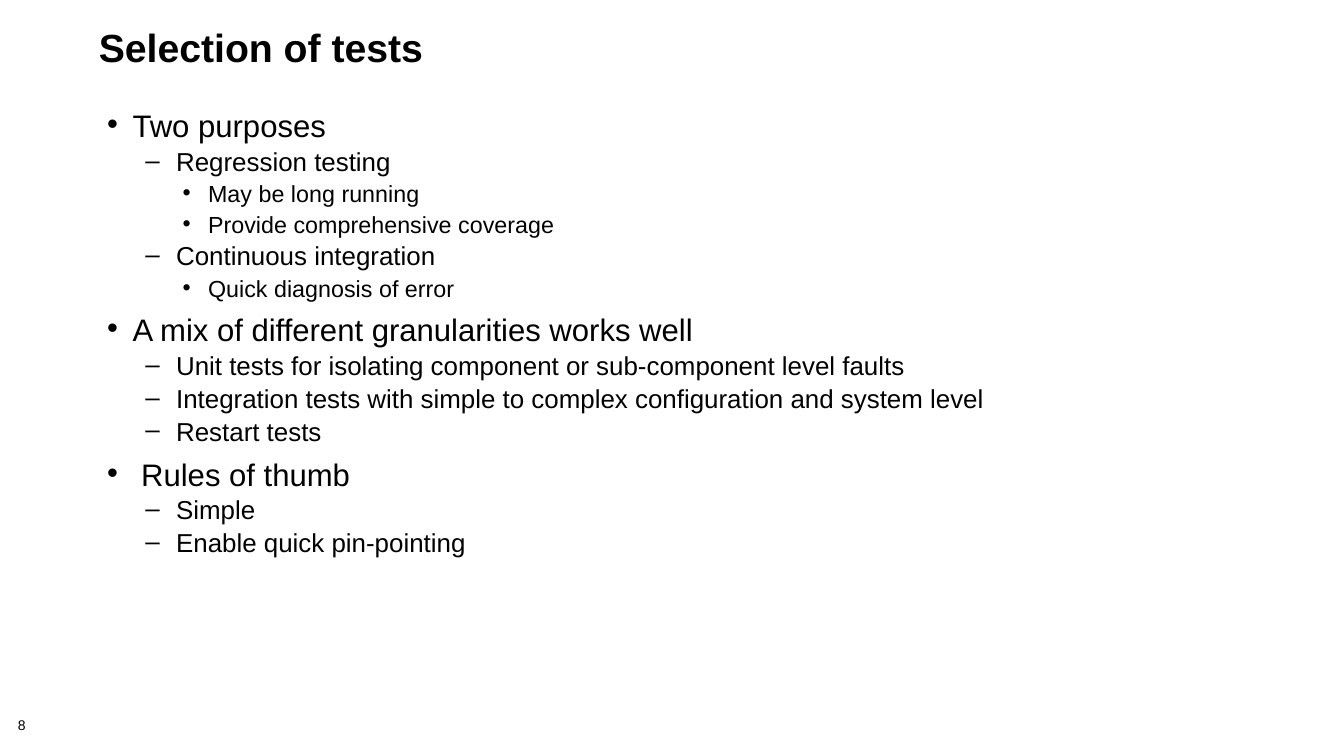
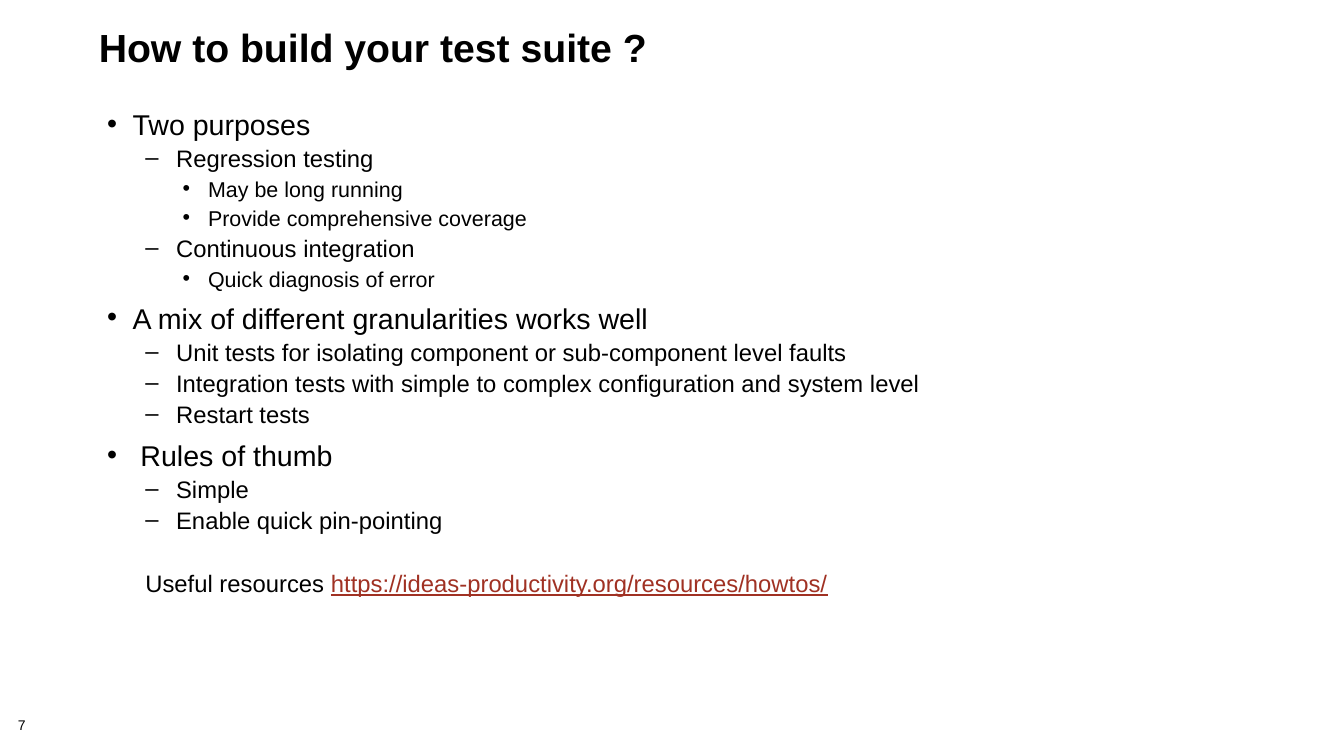
Before and after one commit to betterscientificsoftware/bssw-tutorial, a slide deck: slide 7 of presentations/05-testing.pptx (slide 8 before the commit). Drawn at 1344x756 pixels with LibreOffice and Linux fonts; fonts in the diff are those of the drawing; background and template pictures are left out. Boxes give left, top, right and bottom in pixels: in the first picture for what was removed or moved away, otherwise in the second. Text is boxed around its words. In the diff, an @@ line names an element or a change of style, - is before the commit and + after.

```diff
--- a/presentations/05-testing.pptx
+++ b/presentations/05-testing.pptx
@@ title at <box>99,33,612,70</box>: text changed @@
-Selection of tests
+How to build your test suite ?
@@ text at <box>133,115,919,534</box>: size 22.2 to 20.4 pt in "Two purposes", "A mix of different granularities works well", "Rules of thumb"; size 18.5 to 17 pt in "Regression testing", "Continuous integration", "Unit tests for isolating component or sub-component ...", "Integration tests with simple to complex configuration ..." and 3 more places; size 16.6 to 15.3 pt in "May be long running", "Provide comprehensive coverage", "Quick diagnosis of error" @@
@@ text at <box>145,574,827,597</box>: paragraph added @@
+  Useful resources https://ideas-productivity.org/resources/howtos/
@@ page number at <box>18,720,26,730</box>: text changed @@
-8
+7
```
Also in this commit, not shown: 14 other slides changed, 5 slides removed, 2 other files.
